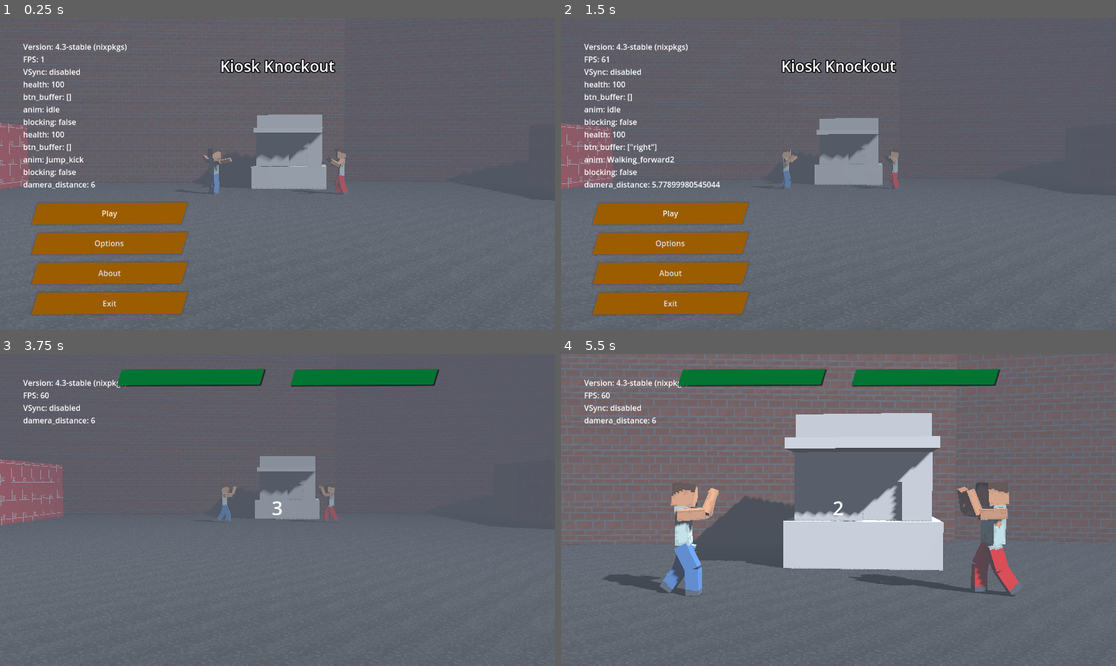
Above: before the commit, frames 1-4 (two rows, left to right).
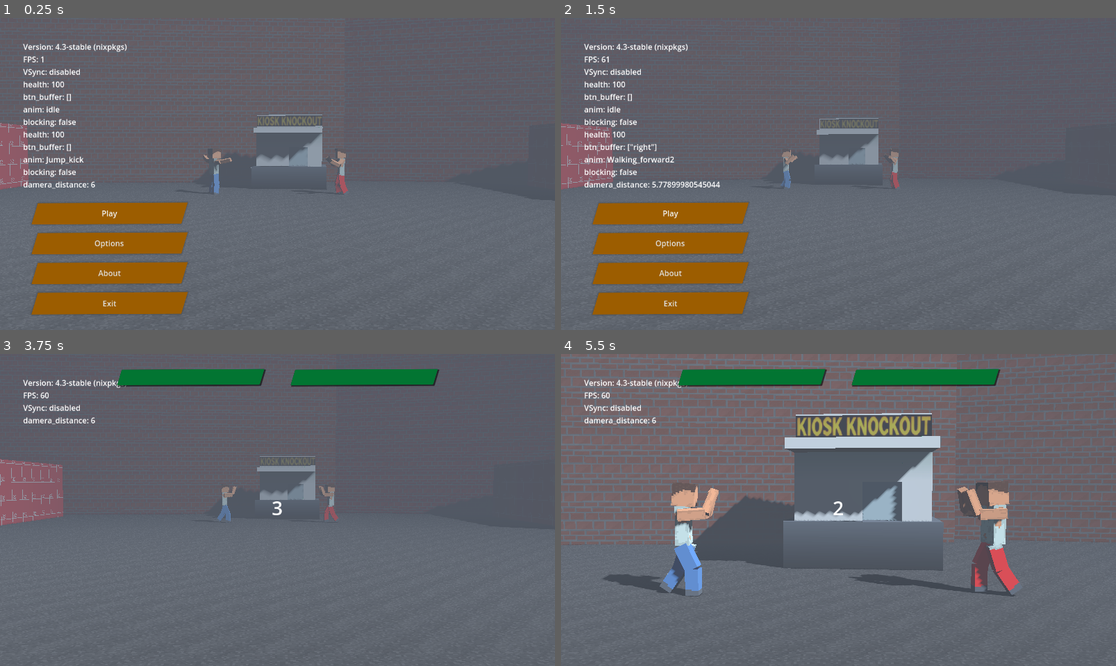
Above: after the commit, the same moments.

Repository: miklaskarjalainen/KioskKnockout
Game: Godot game, scene res://src/scenes/TitleScreen.tscn
The game is run twice, just before and just after one commit, with the same random seed, the same clock (stepped at 60 frames per second) and the same inputs.
Inputs (mouse positions are in pixels of both pictures, inside the frame that each line leads up to):
- Up to frame 1 (0.25 s): no input
- Up to frame 2 (1.5 s): click "Play" at 0.5 s; click "Back" at 1.25 s
- Up to frame 3 (3.75 s): click "Play" at 2 s; tap Enter at 2.75 s; move the mouse to (399, 494) at 2.77 s; hold Up (ui_up) 2.78-3.5 s; click (399, 494) at 2.92 s; click "Play" at 3.5 s
- Up to frame 4 (5.5 s): drag from (727, 525) to (810, 572) at 4.27 s; move the mouse to (894, 441) at 5.02 s; hold Up (ui_up) from 5.03 s (still down)

The runs differ from the first frame. In frame 1, 2.1% of the frame differs, in the area x 39-61%, y 13-56%; in frame 2, 1.7%; in frame 3, 1.0%; in frame 4, 6.7%, in the area x 40-69%, y 18-70%.

Commit message:
Kiosk textures

Diff:
--- a/src/scenes/Arena1.tscn
+++ b/src/scenes/Arena1.tscn
@@ -6,6 +6,7 @@
 [ext_resource type="PackedScene" uid="uid://dp6sarh3doobm" path="res://src/actors/Player.tscn" id="2_y6vyn"]
 [ext_resource type="Material" uid="uid://cwqh8r2btxpsp" path="res://assets/dev/dev_gray.tres" id="3_diw7d"]
 [ext_resource type="Script" path="res://src/scenes/TargetCamera.gd" id="4_b2icj"]
+[ext_resource type="Texture2D" uid="uid://cjx4toov6d61l" path="res://assets/textures/Kiosk_Knockout.png" id="6_5wxic"]
 [ext_resource type="PackedScene" uid="uid://16bs7hyhk3pq" path="res://src/scenes/GameState.tscn" id="6_hfkfd"]
 [ext_resource type="PackedScene" uid="uid://85gvtrbjd40y" path="res://assets/models/kiosk.gltf" id="8_ghrwg"]
 
@@ -112,6 +113,10 @@
 [node name="blockbench_export" parent="CSGCombiner3D" instance=ExtResource("8_ghrwg")]
 transform = Transform3D(0.30618, 0, 3.98826, 0, 4, 0, -3.98826, 0, 0.30618, 0.706717, 0.358467, -4.02014)
 
+[node name="Sprite3D" type="Sprite3D" parent="CSGCombiner3D/blockbench_export"]
+transform = Transform3D(0, 0, -0.18, 0, 0.18, 0, 0.18, 0, 0, -0.253189, 0.981463, 0.00131974)
+texture = ExtResource("6_5wxic")
+
 [node name="DirectionalLight3D" type="DirectionalLight3D" parent="."]
 transform = Transform3D(0.266353, -0.712342, 0.649327, 0.40585, 0.693918, 0.594781, -0.874266, 0.105108, 0.473931, 21.8999, 13.0236, 12.3503)
 shadow_enabled = true
--- a/src/scenes/TitleScreen.tscn
+++ b/src/scenes/TitleScreen.tscn
@@ -65,7 +65,6 @@
 theme_override_colors/font_outline_color = Color(0, 0, 0, 1)
 theme_override_constants/outline_size = 8
 theme_override_font_sizes/font_size = 32
-text = "Kiosk Knockout"
 horizontal_alignment = 1
 vertical_alignment = 1
 metadata/_edit_use_anchors_ = true
Binary file added: assets/models/Kiosk_texture.png
Not shown, added: assets/models/Kiosk_texture.png.import
Not shown, changed: assets/models/kiosk.gltf
Binary file added: assets/models/kiosk_0.png
Not shown, added: assets/models/kiosk_0.png.import
Binary file added: assets/textures/Kiosk_Knockout.png
Not shown, added: assets/textures/Kiosk_Knockout.png.import
Not shown: 1 places in src/scenes/Arena1.tscn that only renumber resources
Not shown, changed: assets/models/kiosk.bbmodel
